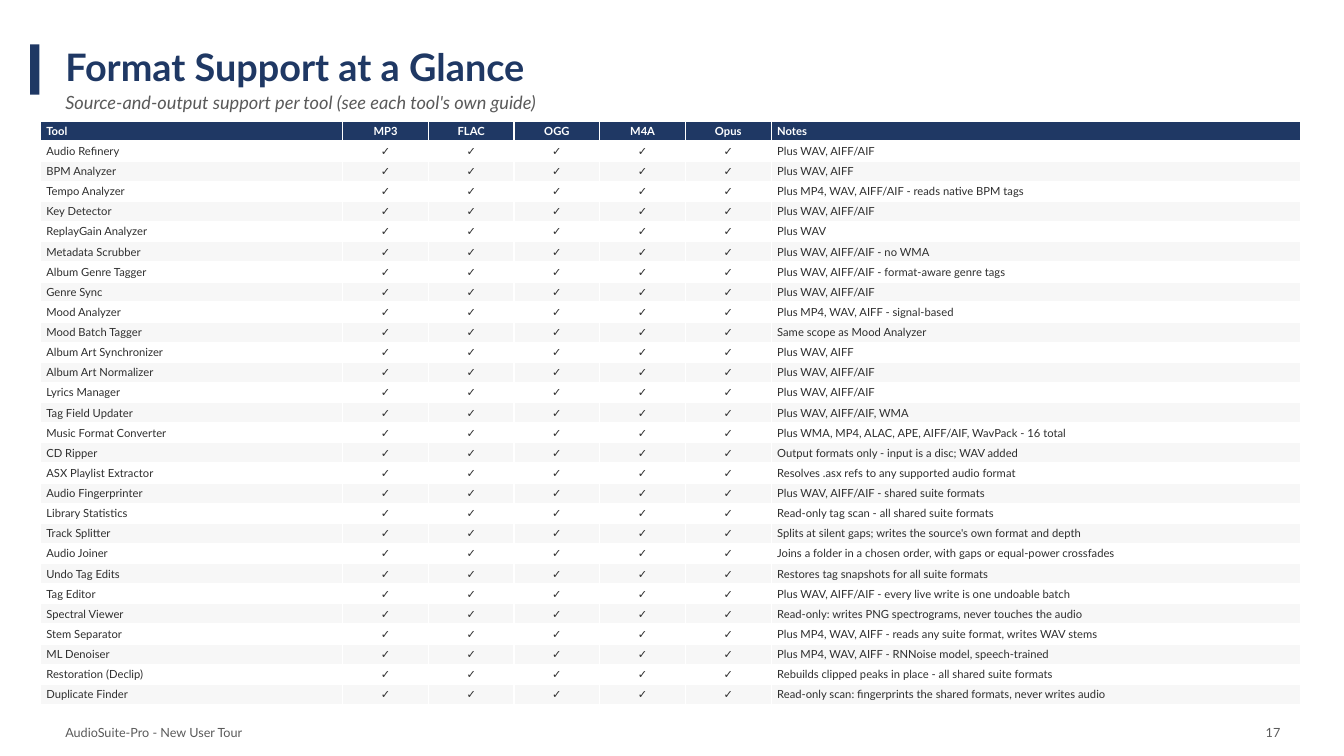
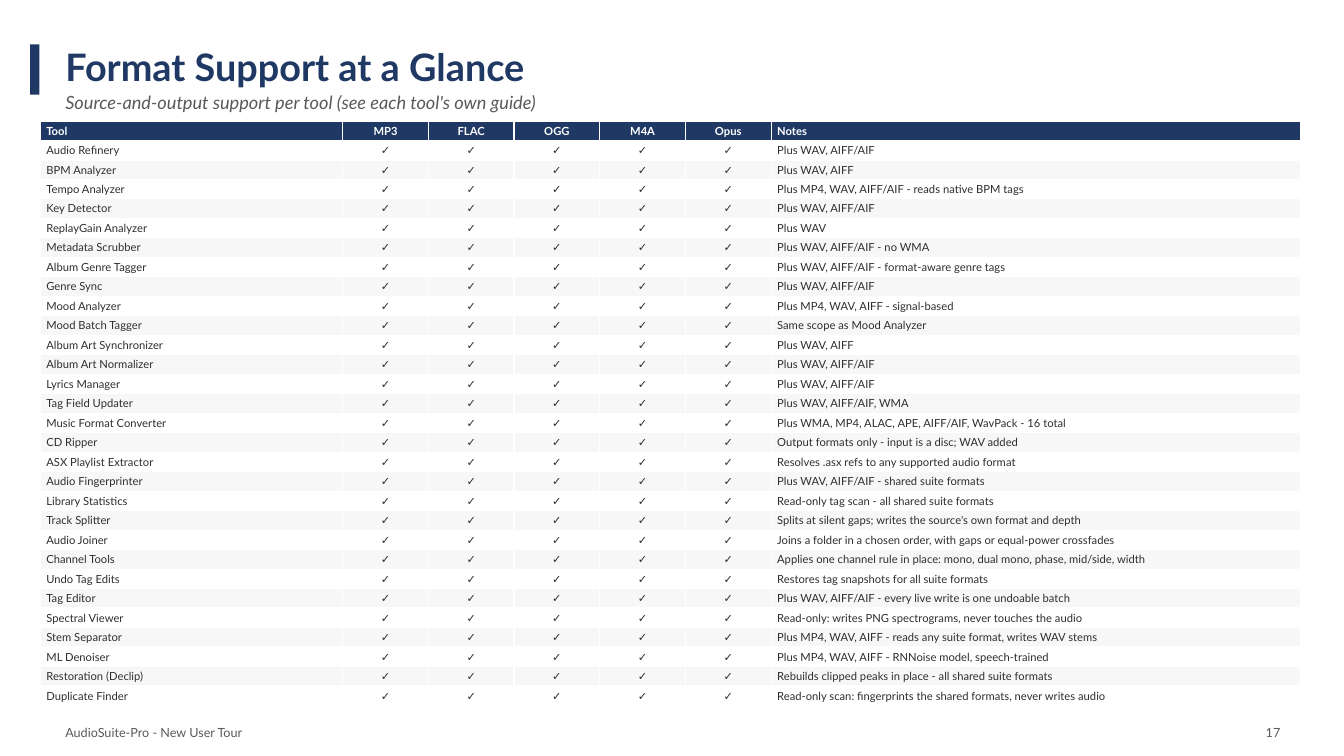
Before and after one commit to wilte01/AudioSuite-Pro, a slide deck: slide 20 of documentation/user_guides/suite_overview/AudioSuite-Pro_New_User_Presentation.pptx. Drawn at 1344x756 pixels with LibreOffice and Linux fonts; fonts in the diff are those of the drawing. Boxes give left, top, right and bottom in pixels: in the first picture for what was removed or moved away, otherwise in the second. Text is boxed around its words. In the diff, an @@ line names an element or a change of style, - is before the commit and + after.

Commit message:
channels: mono/dual/phase/mid-side/width utilities
F-E6 of the 2.5.0 wave: a new `channel_tools` utility that applies one channel
rule to a folder in place. The DSP lives in one shared module,
`audio_suite_shared/channel_ops.py`, so a future Refinery stage can reuse it;
everything else is imported from code the suite already owns (the in-place DSP
batch and its Undo snapshot, the shared decoder and PCM packers, the bit-depth
pin, the headless slot shims and the launcher handshake).

The two mono rules are measured, not asserted: `(L + R) / sqrt(2)` is 3.01 dB
above `0.5 x (L + R)` for a correlated pair and for an uncorrelated pair alike,
so the misleading "centre-preserving" label is gone. Mid/side round-trips
exactly, width 100 % leaves the file byte-identical, widening that clips is
clamped and says so in the report, and a stereo rule on a mono file or a file
with more than two channels is refused with a named reason.

Registration is the full checklist (manifest, CLI, arg builder, dependency
graph, state, card, launcher, guide, generated indexes, deck, CLI reference,
schema corpus), and the frozen expectation tables moved with it.

```diff
--- a/documentation/user_guides/suite_overview/AudioSuite-Pro_New_User_Presentation.pptx
+++ b/documentation/user_guides/suite_overview/AudioSuite-Pro_New_User_Presentation.pptx
@@ table at [40,121,1301,706] @@
+row 23: Channel Tools | ✓ | ✓ | ✓ | ✓ | ✓ | Applies one channel rule in place: mono, dual mono, phase, mid/side, width
```
Also in this commit, not shown: 3 other slides changed, 51 other files.
